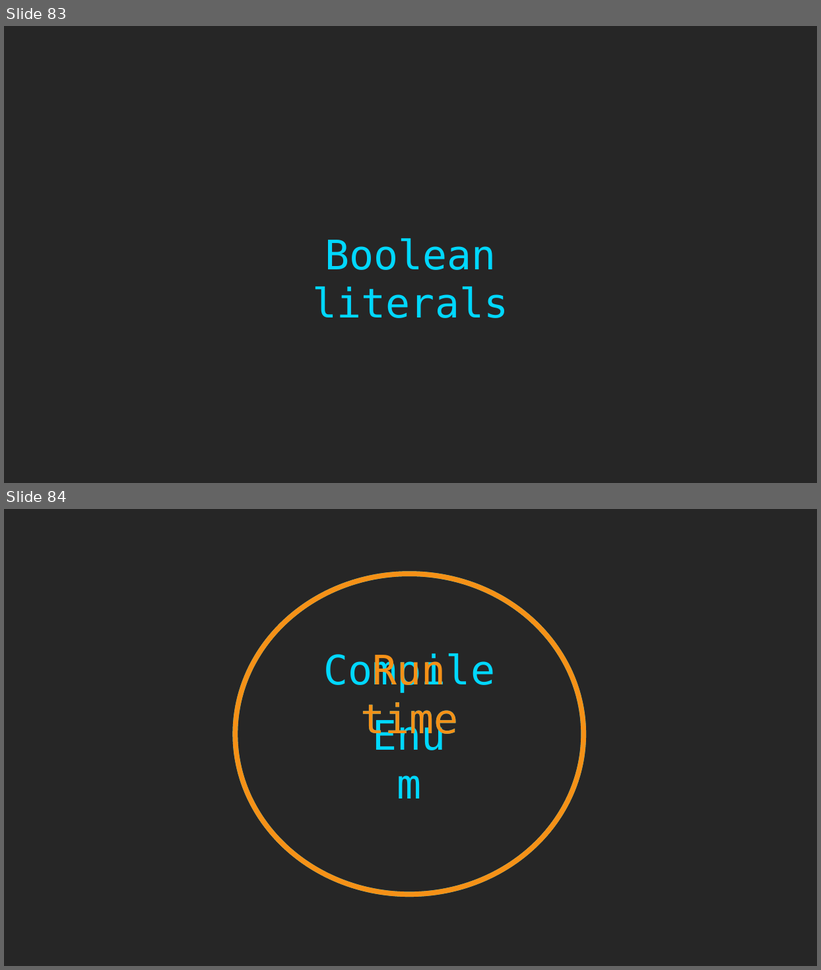
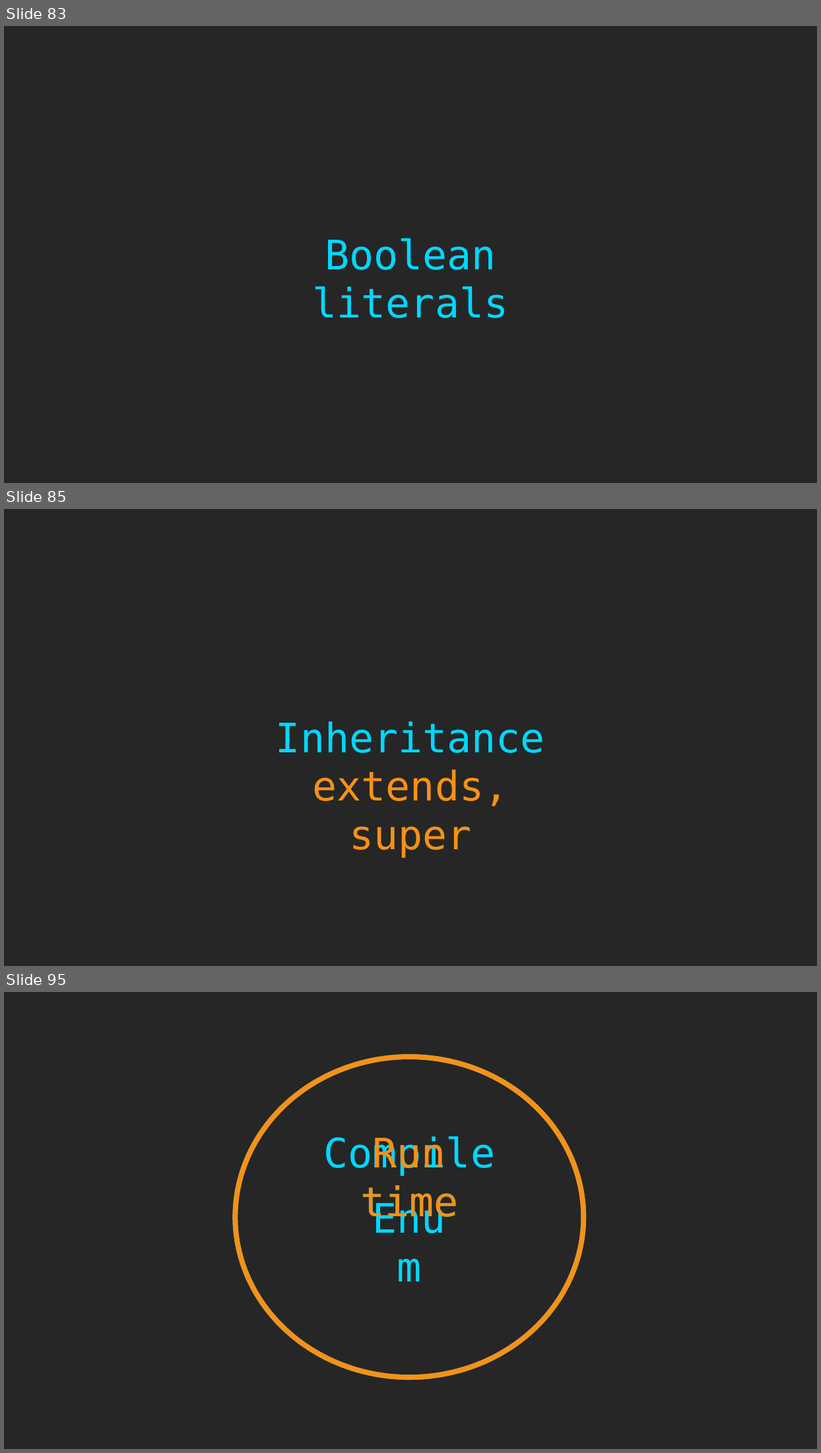
Before and after one commit to rkhaimov/ts-course, a slide deck: Course.pptx. Shown one above the other, each under a label of ours: slides 83 and 84 before the commit, slides 83, 85 and 95 after it; the slides between them are not shown. The pictures are 821x970 and 821x1453 pixels, drawn with LibreOffice and Linux fonts; fonts in the diff are those of the drawing. Boxes give left, top, right and bottom in pixels: in the first picture for what was removed or moved away, otherwise in the second. Text is boxed around its words. In the diff, an @@ line names an element or a change of style, - is before the commit and + after.

```diff
--- a/Course.pptx
+++ b/Course.pptx
@@ slide 85 added at box(4, 509, 817, 966), background #262626 @@
@@ text added at box(276, 722, 545, 858), 48 pt, text #F59117 @@
+Inheritance
+extends, super
@@ what was slide 84 is now slide 95 @@
```
Also in this commit, not shown: 10 other slides added.
